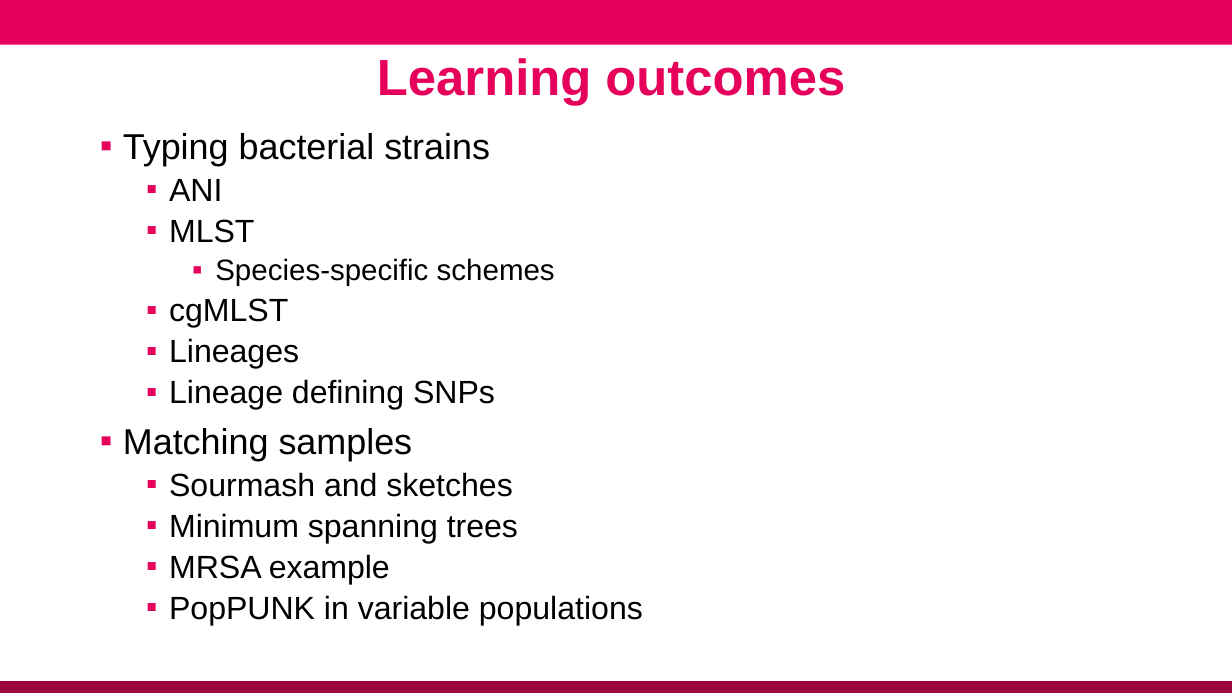
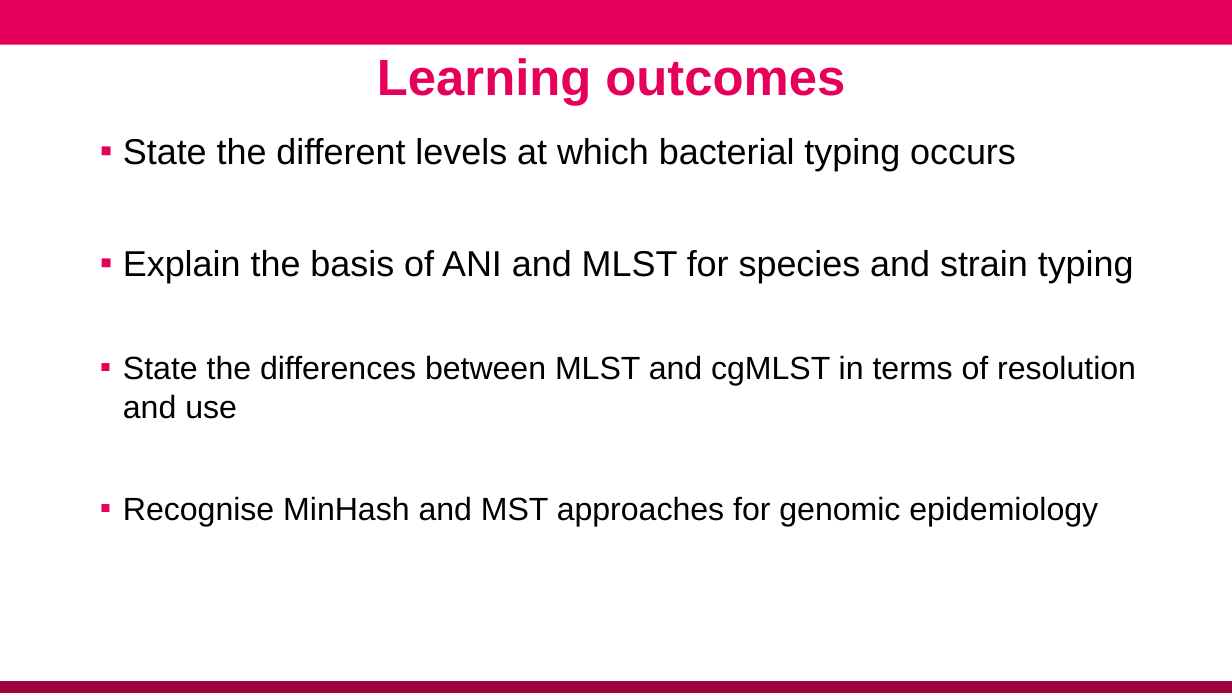
Before and after one commit to conmeehan/conmeehan.github.io, a slide deck: slide 2 of PathogenDataCourse/SlideSets/StrainTypingAndGenEpi.pptx. Drawn at 1232x693 pixels with LibreOffice and Linux fonts; fonts in the diff are those of the drawing; background and template pictures are left out. Boxes give left, top, right and bottom in pixels: in the first picture for what was removed or moved away, otherwise in the second. Text is boxed around its words. In the diff, an @@ line names an element or a change of style, - is before the commit and + after.

```diff
--- a/PathogenDataCourse/SlideSets/StrainTypingAndGenEpi.pptx
+++ b/PathogenDataCourse/SlideSets/StrainTypingAndGenEpi.pptx
@@ text at (123,138,1136,527): text changed @@
-▪ Typing bacterial strains
-  ▪ ANI
-  ▪ MLST
-    ▪ Species-specific schemes
-  ▪ cgMLST
-  ▪ Lineages
-  ▪ Lineage defining SNPs
-▪ Matching samples
-  ▪ Sourmash and sketches
-  ▪ Minimum spanning trees
-  ▪ MRSA example
-  ▪ PopPUNK in variable populations
+▪ State the different levels at which bacterial typing occurs
+▪ Explain the basis of ANI and MLST for species and strain typing
+▪ State the differences between MLST and cgMLST in terms of resolution and use
+▪ Recognise MinHash and MST approaches for genomic epidemiology
```
Also in this commit, not shown: 1 other slide changed, 2 other files.
